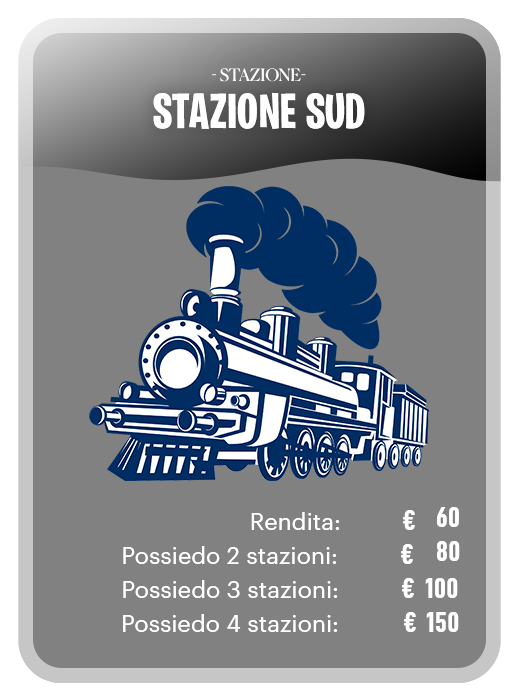
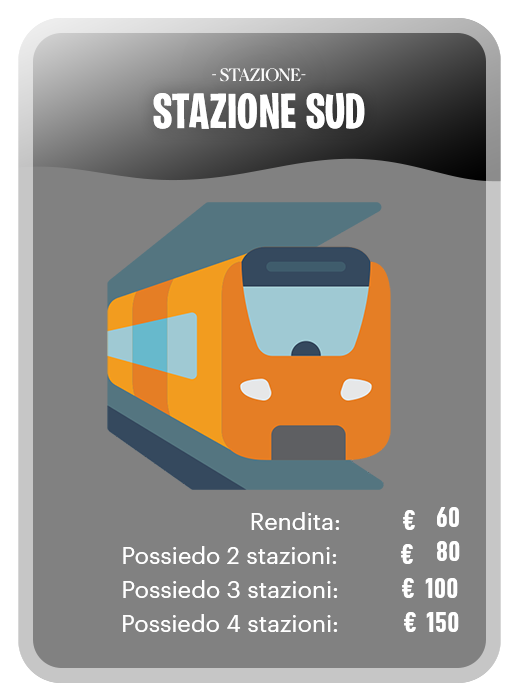
Revision of a layered (527, 700) image; what changed, layer by layer:
renamed "favpng_logo-train" to "train", moved it above "Rettangolo arrotondato 3", painted on it over [89, 186, 429, 490]
